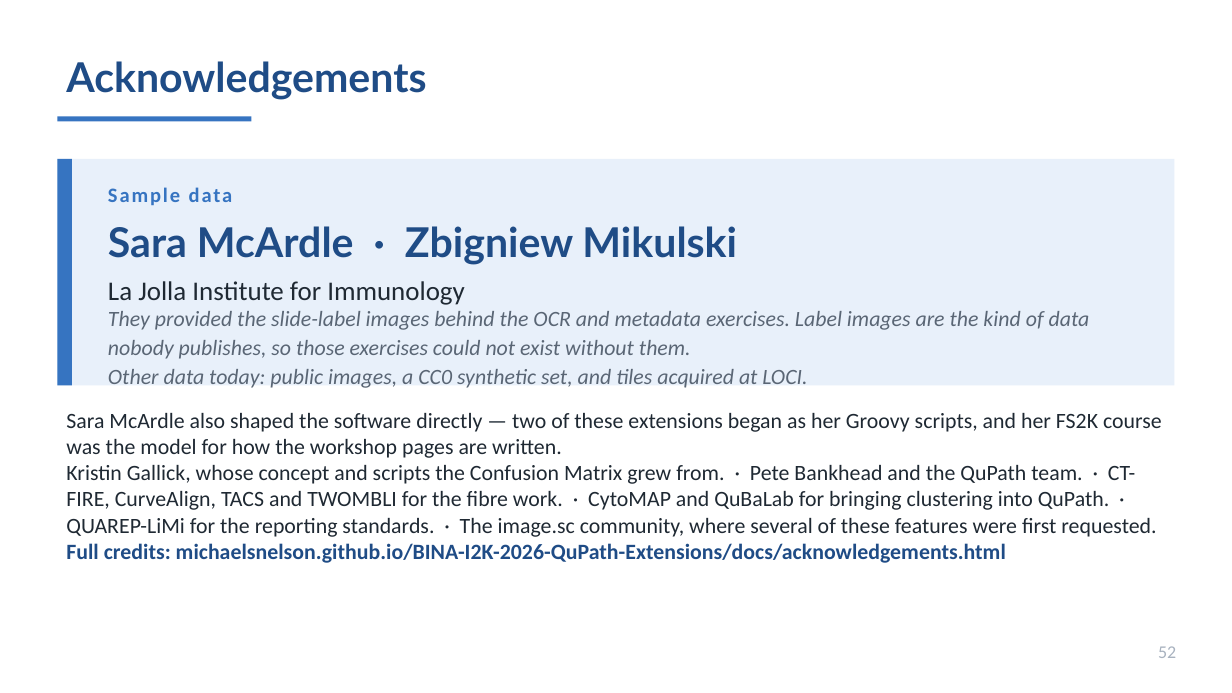
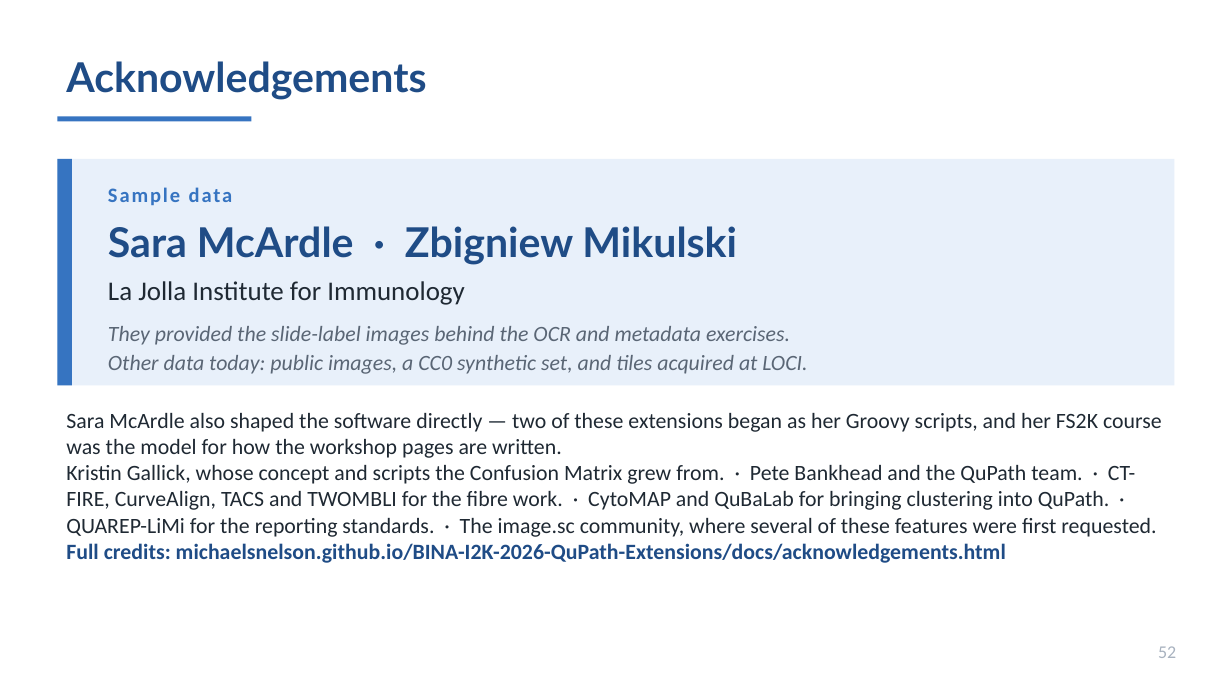
Before and after one commit to MichaelSNelson/BINA-I2K-2026-QuPath-Extensions, a slide deck: slide 52 of I2K_2026_QuPath_Extensions.pptx. Drawn at 1232x693 pixels with LibreOffice and Linux fonts; fonts in the diff are those of the drawing. Boxes give left, top, right and bottom in pixels: in the first picture for what was removed or moved away, otherwise in the second. Text is boxed around its words. In the diff, an @@ line names an element or a change of style, - is before the commit and + after.

```diff
--- a/I2K_2026_QuPath_Extensions.pptx
+++ b/I2K_2026_QuPath_Extensions.pptx
@@ text at (x1=108, y1=326, x2=790, y2=345): text changed @@
-They provided the slide-label images behind the OCR and metadata exercises. Label images are the kind of data nobody publishes, so those exercises could not exist without them.
+They provided the slide-label images behind the OCR and metadata exercises.
```
Also in this commit, not shown: 5 other files.
